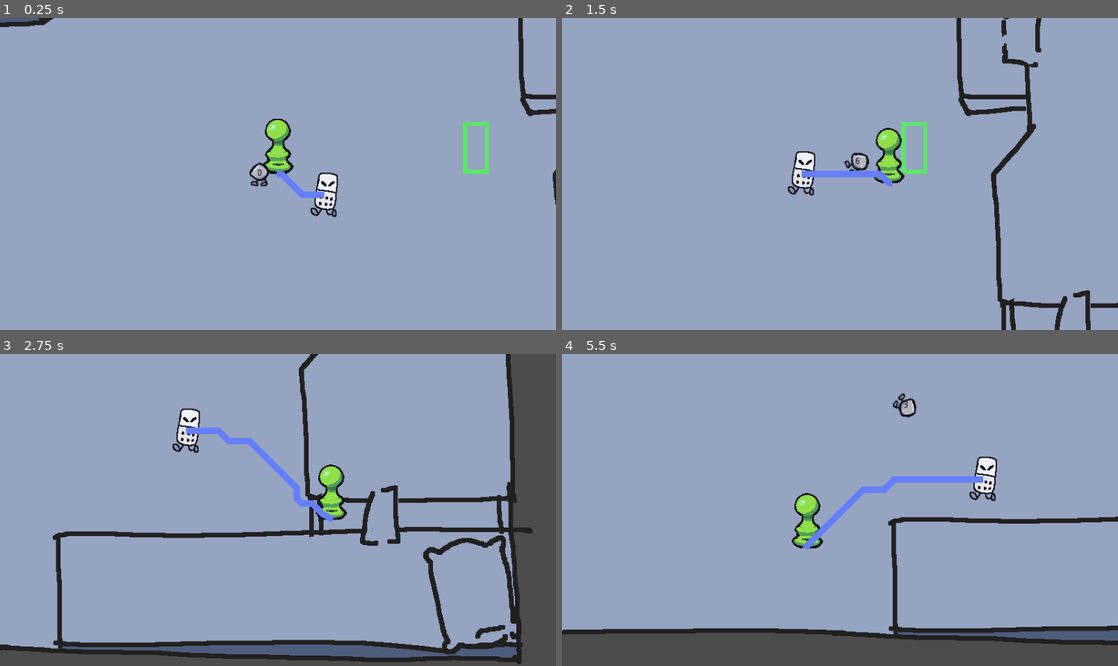
Above: before the commit, frames 1-4 (two rows, left to right).
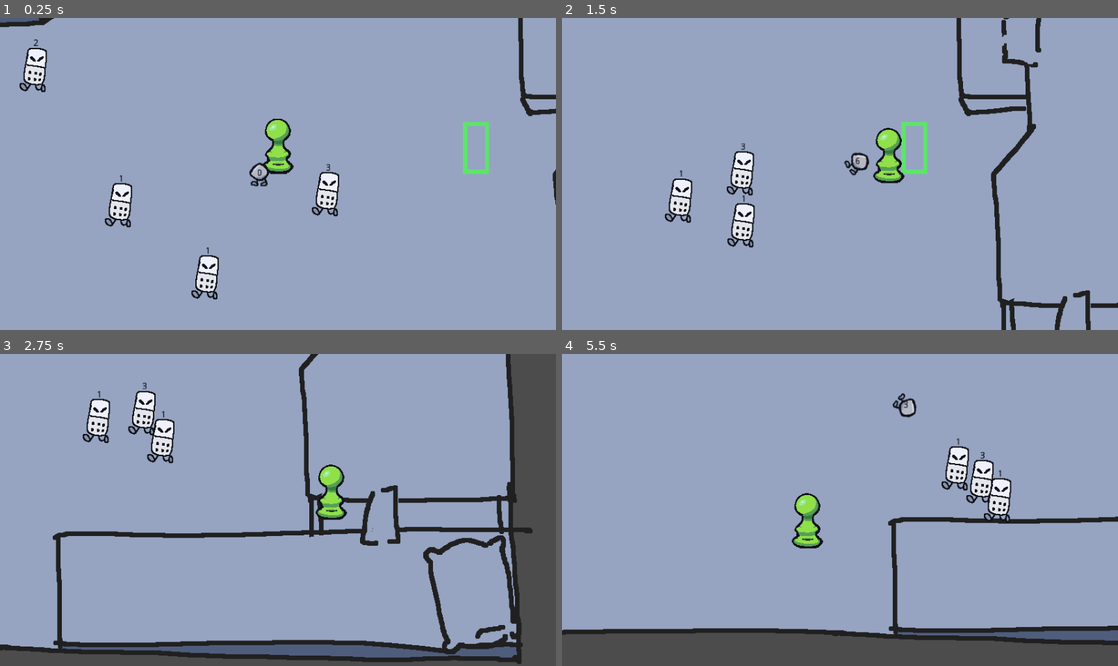
Above: after the commit, the same moments.

Repository: honiemun/GMTK-2022
Game: Godot game, scene res://World/World.tscn
Two runs of this game, one before a commit and one after it. Both use one fixed random seed, a clock stepped at 60 frames per second and the inputs below.
Inputs (mouse positions are in pixels of both pictures, inside the frame that each line leads up to):
- Up to frame 1 (0.25 s): no input
- Up to frame 2 (1.5 s): move the mouse to (962, 158) at 0.52 s; hold Right (ui_right) 0.53-1.28 s; click (962, 158) at 0.6 s; move the mouse to (728, 189) at 1.27 s; hold Down (ui_down) from 1.28 s (still down); right-click (728, 189) at 1.35 s
- Up to frame 3 (2.75 s): move the mouse to (333, 441) at 2.02 s; release Down (ui_down) at 2.03 s; hold Right (ui_right) from 2.03 s (still down); click (333, 441) at 2.1 s
- Up to frame 4 (5.5 s): move the mouse to (812, 572) at 2.77 s; release Right (ui_right) at 2.78 s; hold Up (ui_up) 2.78-3.53 s; right-click (812, 572) at 2.85 s; move the mouse to (1006, 556) at 3.52 s; hold Left (ui_left) 3.53-5.03 s; click (1006, 556) at 3.6 s; move the mouse to (673, 463) at 4.27 s; right-click (673, 463) at 4.35 s; move the mouse to (867, 510) at 5.02 s; hold Down (ui_down) from 5.03 s (still down); click (867, 510) at 5.1 s

The runs differ from the first frame. In frame 1, 2.1% of the frame differs, in the area x 3-61%, y 6-91%; in frame 2, 2.4%; in frame 3, 2.7%, in the area x 14-61%, y 9-54%; in frame 4, 2.1%.

Commit message:
Pathfinding with line of sight, dice rolls

Diff:
--- a/Dice/Dice.gd
+++ b/Dice/Dice.gd
@@ -35,7 +35,7 @@
 const RADIUS = 250
 
 # OTHER NODES
-onready var player = get_parent().get_node("Player")
+onready var player = get_tree().get_nodes_in_group("Player")[0]
 onready var sprite = $Sprite
 onready var retractTimer = $RetractTimer
 onready var debugText = $DebugText
--- a/Enemies/Domino/Domino.gd
+++ b/Enemies/Domino/Domino.gd
@@ -5,37 +5,73 @@
 var path: Array = []	# Contains destination positions
 var levelNavigation: Navigation2D = null
 var player = null
+var player_spotted: bool = false
 
-onready var line2d = $Line2D
+onready var los = $LineOfSight
+onready var debugText = $DebugText
+onready var tree = get_tree()
+onready var enemyHandler = tree.get_nodes_in_group("EnemyHandler")[0]
 
+var last_spotted_player_pos: Vector2 = Vector2.ZERO
+var reached_last_player_pos: bool = true
+
+var diceRoll		# The life this enemy has.
+const MAX_ROLL = 6
 
 func _ready():
-	yield(get_tree(), "idle_frame")
-	var tree = get_tree()
+	# Roll for STATS
+	diceRoll = enemyHandler.roll_enemy_stats(MAX_ROLL, true)
+	debugText.set_text(str(diceRoll))
+
+	# Get PLAYER and LEVELNAVIGATION
+	yield(get_tree(), "idle_frame") # ???
 	if tree.has_group("LevelNavigation"):
 		levelNavigation = tree.get_nodes_in_group("LevelNavigation")[0]
 	if tree.has_group("Player"):
 		player = tree.get_nodes_in_group("Player")[0]
+		last_spotted_player_pos = player.global_position
 
-func _physics_process(delta):
-	line2d.global_position = Vector2.ZERO
+func _physics_process(_delta):
 	if player:
-		generate_path()
-		navigate()
-	move()
+		los.look_at(player.global_position)
+		check_player_in_detection()
+		if player_spotted:
+			last_spotted_player_pos = player.global_position
+			reached_last_player_pos = false
+			generate_path()
+			navigate()
+		elif !reached_last_player_pos:
+			navigate_to_old_position()
+	if !reached_last_player_pos:
+		move()
+
+# PATHFINDING FUNCTIONS
+
+func check_player_in_detection() -> bool:
+	var collider = los.get_collider()
+	if collider and collider.is_in_group("Player"):
+		player_spotted = true
+		return true
+	player_spotted = false
+	return false
 
 func navigate():	# Define the next position to go to
-	if path.size() > 0:
+	if path.size() > 1:
 		velocity = global_position.direction_to(path[1]) * SPEED
 
 		# If reached the destination, remove this point from path array
-		if global_position == path[0]:
+		if global_position.distance_to(path[0]) < 1:
 			path.pop_front()
+
+func navigate_to_old_position():
+	velocity = global_position.direction_to(last_spotted_player_pos) * SPEED
+
+	if global_position.distance_to(last_spotted_player_pos) < 1:
+		reached_last_player_pos = true
 
 func generate_path():	# It's obvious
 	if levelNavigation != null and player != null:
 		path = levelNavigation.get_simple_path(global_position, player.global_position, false)
-		line2d.points = path
 
 func move():
-	velocity = move_and_slide(velocity)
+	velocity = move_and_slide(velocity.floor())
--- a/Enemies/Domino/Domino.tscn
+++ b/Enemies/Domino/Domino.tscn
@@ -1,11 +1,14 @@
-[gd_scene load_steps=4 format=2]
+[gd_scene load_steps=5 format=2]
 
 [ext_resource path="res://Enemies/Domino/domino.png" type="Texture" id=1]
 [ext_resource path="res://Enemies/Domino/Domino.gd" type="Script" id=2]
 
 [sub_resource type="CapsuleShape2D" id=1]
 
-[node name="Domino" type="KinematicBody2D"]
+[sub_resource type="CircleShape2D" id=2]
+radius = 48.0
+
+[node name="Domino" type="KinematicBody2D" groups=["Enemy"]]
 script = ExtResource( 2 )
 
 [node name="Sprite" type="Sprite" parent="."]
@@ -16,4 +19,21 @@
 rotation = 1.5708
 shape = SubResource( 1 )
 
-[node name="Line2D" type="Line2D" parent="."]
+[node name="AttackArea" type="Area2D" parent="."]
+collision_layer = 0
+collision_mask = 4
+
+[node name="CollisionShape2D" type="CollisionShape2D" parent="AttackArea"]
+shape = SubResource( 2 )
+
+[node name="LineOfSight" type="RayCast2D" parent="."]
+enabled = true
+cast_to = Vector2( 300, 0 )
+collision_mask = 12
+
+[node name="DebugText" type="RichTextLabel" parent="."]
+modulate = Color( 0, 0, 0, 1 )
+margin_top = -48.0
+margin_right = 16.0
+margin_bottom = -32.0
+text = "0"
--- a/Player/Player.gd
+++ b/Player/Player.gd
@@ -12,7 +12,7 @@
 const acceleration = 1000
 const friction     = 1000
 
-onready var dice = get_parent().get_node("Dice")
+onready var dice = get_tree().get_nodes_in_group("Dice")[0]
 
 func _ready():
 	set_process(true)
--- /dev/null
+++ b/World/EnemyHandler.gd
@@ -0,0 +1,10 @@
+extends Node2D
+
+var horde = 1
+var difficulty = 2 # Decreases slightly for every horde, making rolls higher.
+
+var rng = RandomNumberGenerator.new()
+
+func roll_enemy_stats(maxRoll, difficultyOn):
+	maxRoll = (round(maxRoll / difficulty) if difficultyOn else maxRoll)
+	return rng.randi_range(1, maxRoll)
--- a/World/World.tscn
+++ b/World/World.tscn
@@ -6,6 +6,7 @@
 [ext_resource path="res://World/Assets/protoroom.png" type="Texture" id=4]
 [ext_resource path="res://World/Assets/tileset.png" type="Texture" id=5]
 [ext_resource path="res://Enemies/Domino/Domino.tscn" type="PackedScene" id=6]
+[ext_resource path="res://World/EnemyHandler.gd" type="Script" id=7]
 
 [sub_resource type="ConvexPolygonShape2D" id=2]
 points = PoolVector2Array( 0, 0, 16, 0, 16, 16, 0, 16 )
@@ -170,6 +171,9 @@
 
 [node name="World" type="Node2D"]
 
+[node name="EnemyHandler" type="Node2D" parent="." groups=["EnemyHandler"]]
+script = ExtResource( 7 )
+
 [node name="Background" type="Sprite" parent="."]
 position = Vector2( 694, -174 )
 texture = ExtResource( 4 )
@@ -179,11 +183,31 @@
 [node name="Player" parent="YSort" instance=ExtResource( 1 )]
 position = Vector2( 600, 24 )
 
+[node name="Dice" parent="YSort" groups=["Dice"] instance=ExtResource( 2 )]
+position = Vector2( 520, 8 )
+
 [node name="Hoop" parent="YSort" instance=ExtResource( 3 )]
 position = Vector2( 904, -16 )
 
-[node name="Dice" parent="YSort" instance=ExtResource( 2 )]
-position = Vector2( 520, 8 )
+[node name="Enemies" type="YSort" parent="YSort"]
+position = Vector2( 704, 64 )
+
+[node name="Domino2" parent="YSort/Enemies" instance=ExtResource( 6 )]
+position = Vector2( -376, 16 )
+
+[node name="Domino" parent="YSort/Enemies" instance=ExtResource( 6 )]
+
+[node name="Domino3" parent="YSort/Enemies" instance=ExtResource( 6 )]
+position = Vector2( -216, 152 )
+
+[node name="Domino4" parent="YSort/Enemies" instance=ExtResource( 6 )]
+position = Vector2( -480, -200 )
+
+[node name="Domino5" parent="YSort/Enemies" instance=ExtResource( 6 )]
+position = Vector2( -360, -552 )
+
+[node name="Domino6" parent="YSort/Enemies" instance=ExtResource( 6 )]
+position = Vector2( 200, -528 )
 
 [node name="LevelNavigation" type="Navigation2D" parent="." groups=["LevelNavigation"]]
 
@@ -196,6 +220,3 @@
 collision_mask = 8
 format = 1
 tile_data = PoolIntArray( -2490355, 1073741824, 0, -2490354, 1073741824, 0, -2490353, 1073741824, 0, -2490352, 10737418 …(121184 unchanged characters)…
-
-[node name="Domino" parent="." instance=ExtResource( 6 )]
-position = Vector2( 704, 64 )
Empty file added: World/Enemies.gd
Not shown: 1 places in World/World.tscn that only renumber resources
Not shown, removed: Dice/dice.png-autosave.kra
Not shown, removed: Player/player.png-autosave.kra
